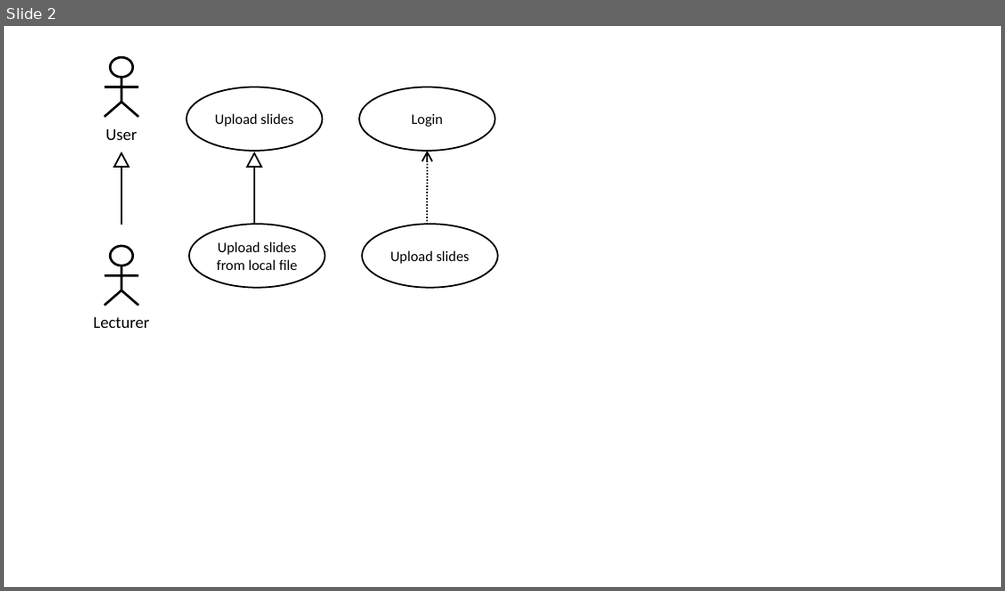
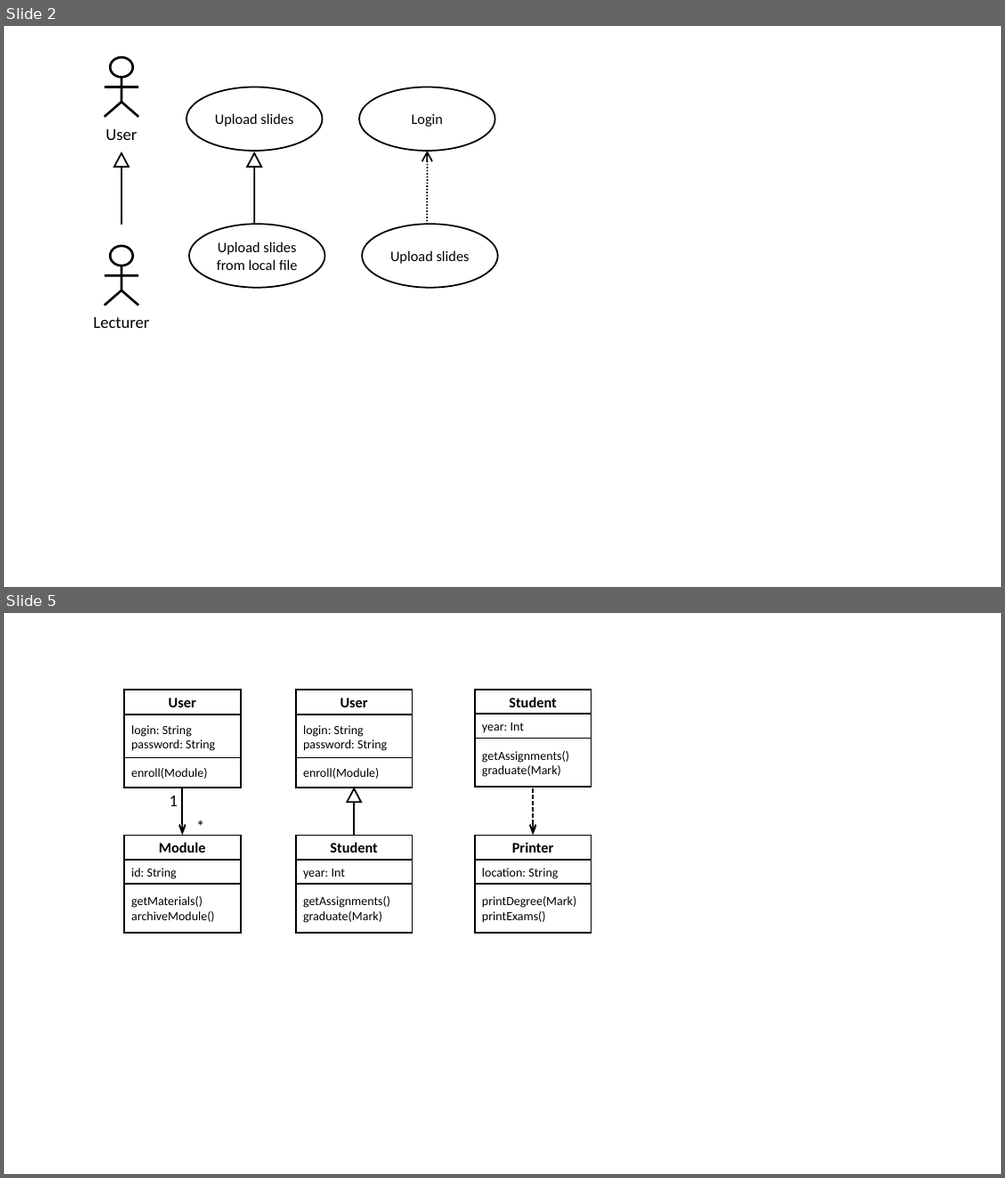
Before and after one commit to tpetricek/teaching, a slide deck: software-engineering/slides/uml.pptx. Shown one above the other, each under a label of ours: slide 2 before the commit, slides 2 and 5 after it; the slides between them are not shown. The pictures are 1005x591 and 1005x1178 pixels, drawn with LibreOffice and Linux fonts; fonts in the diff are those of the drawing. Boxes give left, top, right and bottom in pixels: in the first picture for what was removed or moved away, otherwise in the second. Text is boxed around its words. In the diff, an @@ line names an element or a change of style, - is before the commit and + after.

```diff
--- a/software-engineering/slides/uml.pptx
+++ b/software-engineering/slides/uml.pptx
@@ slide 5 added at (4, 613, 1001, 1174), background #FFFFFF @@
@@ rectangle added at (124, 690, 241, 714), fill #FFFFFF, outline #000000 1.5 pt, 14 pt, text #000000, bold @@
+User
@@ rectangle added at (296, 690, 413, 714), fill #FFFFFF, outline #000000 1.5 pt, 14 pt, text #000000, bold @@
+User
@@ rectangle added at (474, 690, 591, 714), fill #FFFFFF, outline #000000 1.5 pt, 14 pt, text #000000, bold @@
+Student
@@ rectangle added at (124, 714, 241, 759), fill #FFFFFF, outline #000000 1.5 pt, 12 pt, text #000000 @@
+login: String
+password: String
@@ rectangle added at (296, 714, 413, 759), fill #FFFFFF, outline #000000 1.5 pt, 12 pt, text #000000 @@
+login: String
+password: String
@@ rectangle added at (474, 714, 591, 738), fill #FFFFFF, outline #000000 1.5 pt, 12 pt, text #000000 @@
+year: Int
@@ rectangle added at (474, 738, 591, 787), fill #FFFFFF, outline #000000 1.5 pt, 12 pt, text #000000 @@
+getAssignments()
+graduate(Mark)
@@ rectangle added at (124, 758, 241, 787), fill #FFFFFF, outline #000000 1.5 pt, 12 pt, text #000000 @@
+enroll(Module)
@@ rectangle added at (296, 758, 413, 787), fill #FFFFFF, outline #000000 1.5 pt, 12 pt, text #000000 @@
+enroll(Module)
@@ text added at (170, 795, 178, 806), 16 pt, text #000000 @@
+1
@@ arrow added from (182, 787) to (182, 835), #000000 1.5 pt @@
@@ triangle added at (348, 788, 362, 803), fill #FFFFFF, outline #000000 1.5 pt @@
@@ line added from (354, 835) to (354, 787), #000000 1.5 pt @@
@@ arrow added from (533, 787) to (533, 835), #000000 1.5 pt dashed @@
@@ text added at (189, 811, 208, 840), 16 pt, text #000000 @@
+*
@@ rectangle added at (124, 835, 241, 860), fill #FFFFFF, outline #000000 1.5 pt, 14 pt, text #000000, bold @@
+Module
@@ rectangle added at (296, 835, 413, 860), fill #FFFFFF, outline #000000 1.5 pt, 14 pt, text #000000, bold @@
+Student
@@ rectangle added at (474, 835, 591, 860), fill #FFFFFF, outline #000000 1.5 pt, 14 pt, text #000000, bold @@
+Printer
@@ rectangle added at (124, 860, 241, 884), fill #FFFFFF, outline #000000 1.5 pt, 12 pt, text #000000 @@
+id: String
@@ rectangle added at (296, 860, 413, 884), fill #FFFFFF, outline #000000 1.5 pt, 12 pt, text #000000 @@
+year: Int
@@ rectangle added at (474, 860, 591, 884), fill #FFFFFF, outline #000000 1.5 pt, 12 pt, text #000000 @@
+location: String
@@ rectangle added at (124, 884, 241, 933), fill #FFFFFF, outline #000000 1.5 pt, 12 pt, text #000000 @@
+getMaterials()
+archiveModule()
@@ rectangle added at (296, 884, 413, 933), fill #FFFFFF, outline #000000 1.5 pt, 12 pt, text #000000 @@
+getAssignments()
+graduate(Mark)
@@ rectangle added at (474, 884, 591, 933), fill #FFFFFF, outline #000000 1.5 pt, 12 pt, text #000000 @@
+printDegree(Mark)
+printExams()
```
Also in this commit, not shown: 4 other slides added, 23 other files.
